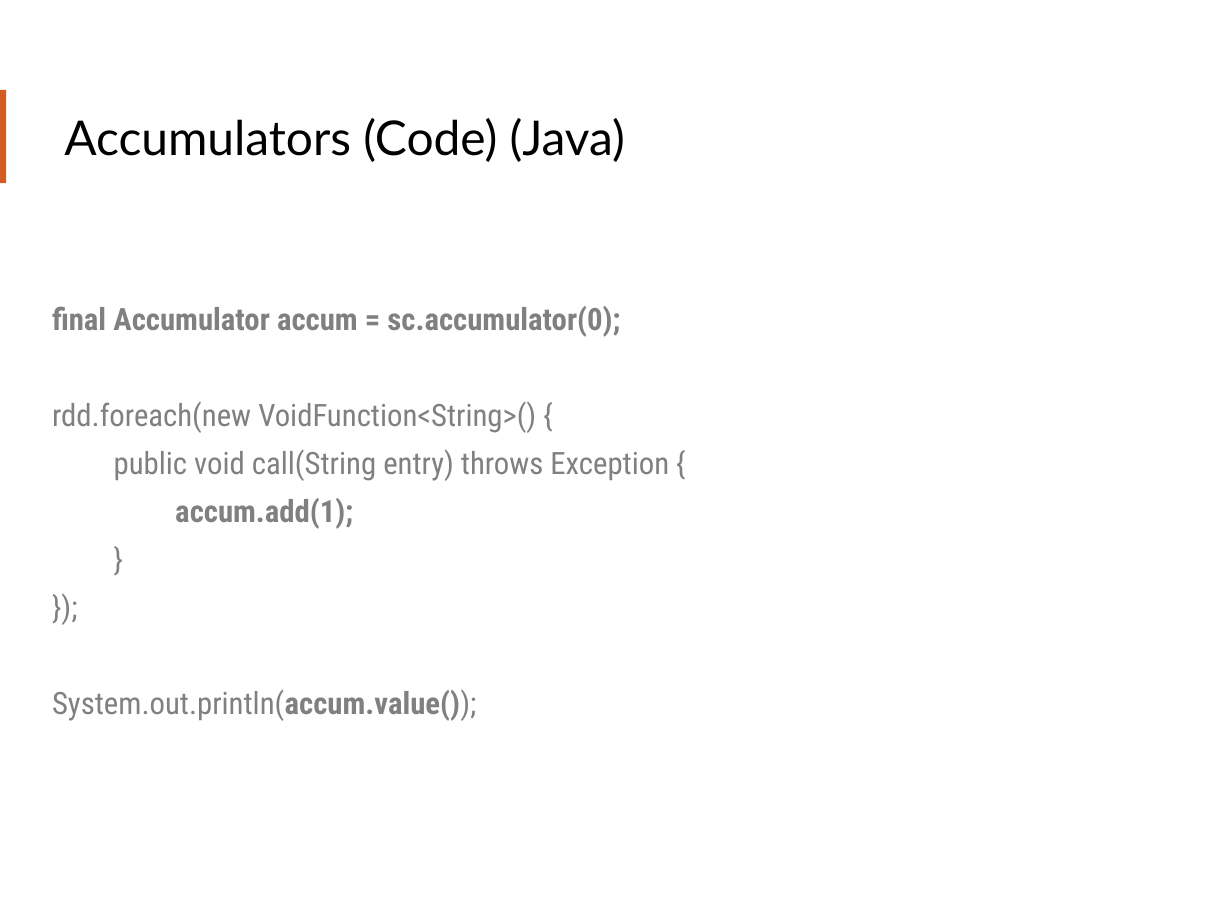
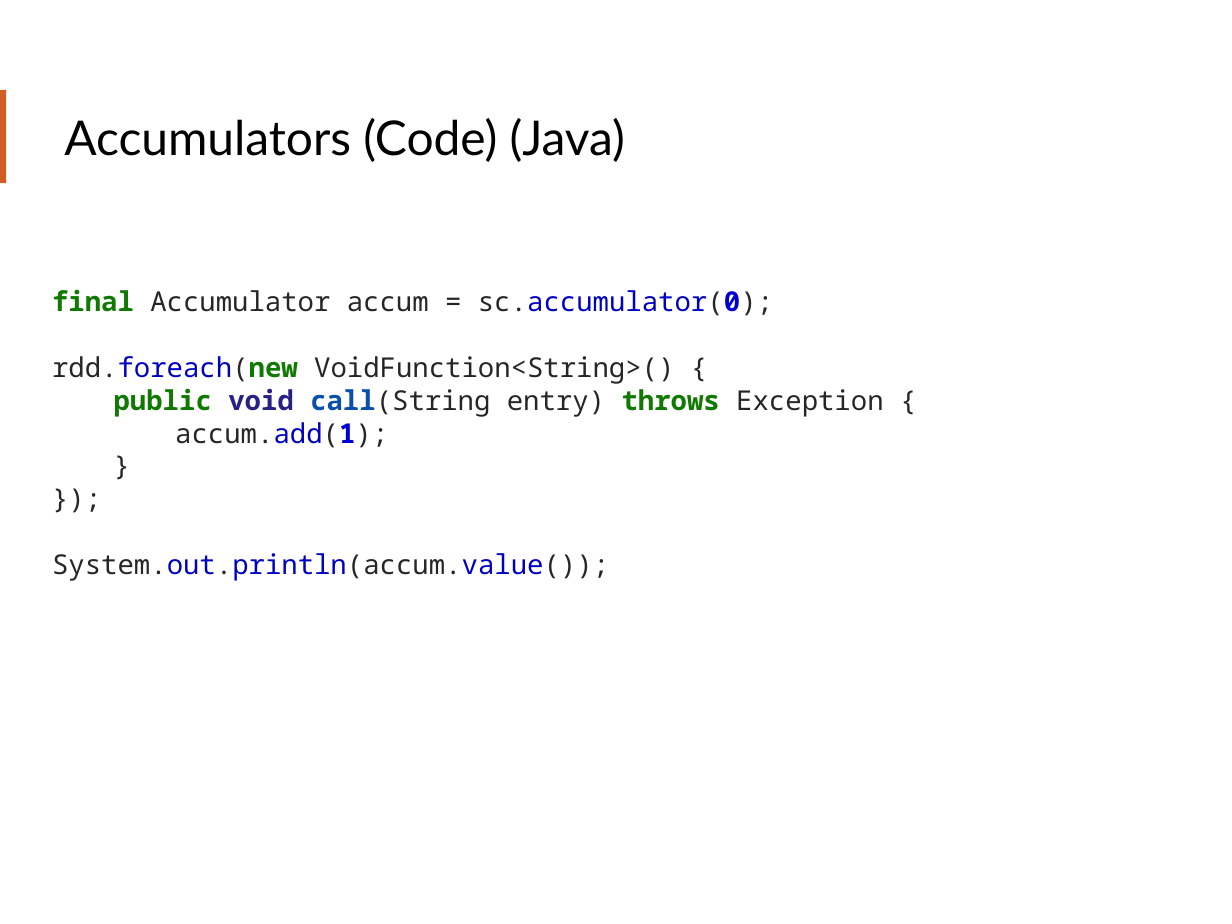
Before and after one commit to teamclairvoyant/intro-to-spark, a slide deck: slide 76 of Intro to Apache Spark Slides.pptx. Drawn at 1232x924 pixels with LibreOffice and Linux fonts; fonts in the diff are those of the drawing. Boxes give left, top, right and bottom in pixels: in the first picture for what was removed or moved away, otherwise in the second. Text is boxed around its words. In the diff, an @@ line names an element or a change of style, - is before the commit and + after.

Commit message:
Formatted the code snippets and reviewed the ppt.

```diff
--- a/Intro to Apache Spark Slides.pptx
+++ b/Intro to Apache Spark Slides.pptx
@@ text "final Accumulator accum = sc.accumulator(0);" at [52, 289, 883, 581]: size 18 to 16 pt, font Roboto Condensed to Noto Sans Mono; text colour #808080 to #107902 in "final", "rdd.foreach(new", "public throws"; text colour #808080 to #262626 in "Accumulator accum = sc.accumulator(0);", "rdd.foreach(new VoidFunction<String>() {", "call(String entry) Exception {", "accum.add(1);" and 3 more places; text colour #808080 to #0000C0 in "sc.accumulator(0);", "rdd.foreach(new", "accum.add(1);", "System.out.println(accum.value());"; text colour #808080 to #0000D5 in "sc.accumulator(0);", "accum.add(1);"; bold off in "Accumulator accum = sc.accumulator(0);", "accum.add(1);", "System.out.println(accum.value());"; bold on in "rdd.foreach(new", "public void call(String throws"; text colour #808080 to #262087 in "void"; text colour #808080 to #0950AD in "call(String"; line spacing 1.3 to 1 @@
```
Also in this commit, not shown: 20 other slides changed.
